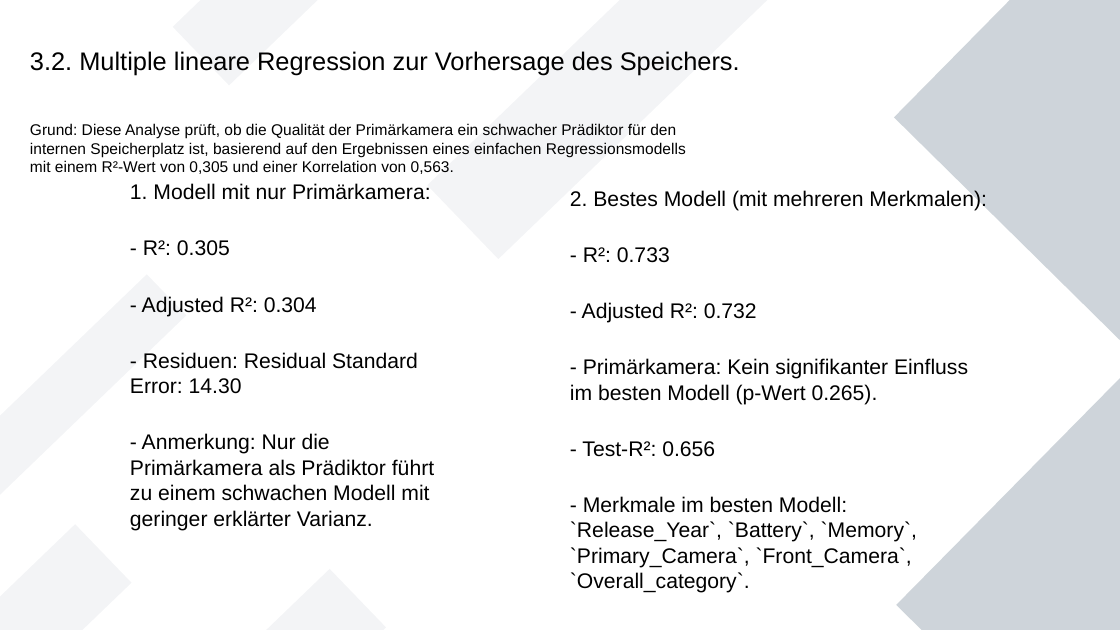
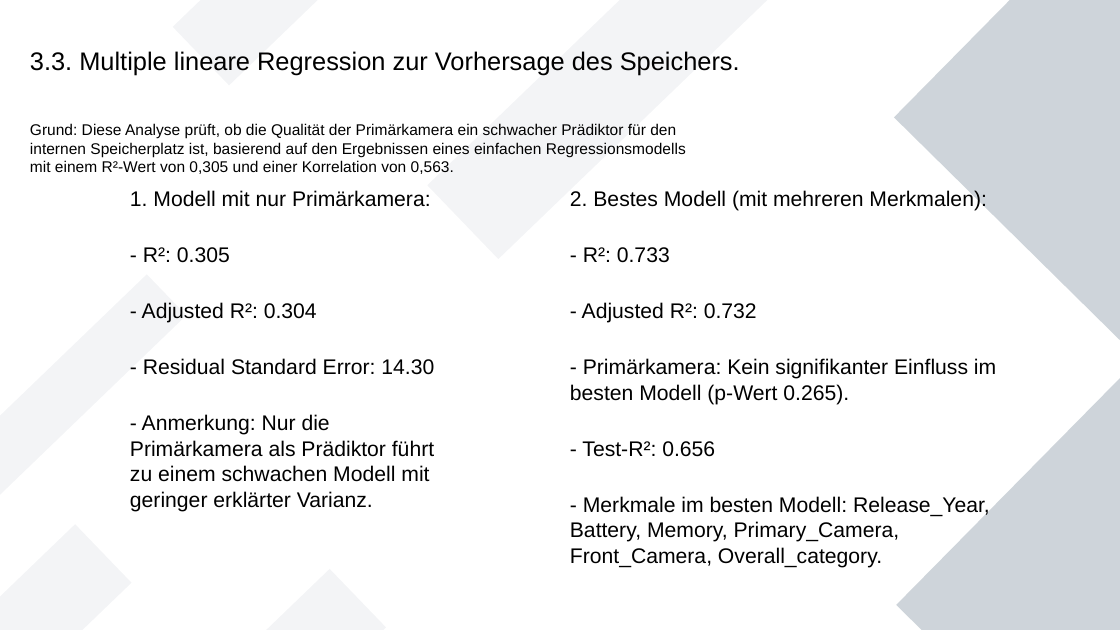
Before and after one commit to RealChoki/HTW-Notes, a slide deck: slide 14 of Semester 4/Ki werkstatt/phones_analysis.odp. Drawn at 1120x630 pixels with LibreOffice and Linux fonts; fonts in the diff are those of the drawing. Boxes give left, top, right and bottom in pixels: in the first picture for what was removed or moved away, otherwise in the second. Text is boxed around its words. In the diff, an @@ line names an element or a change of style, - is before the commit and + after.

```diff
--- a/Semester 4/Ki werkstatt/phones_analysis.odp
+++ b/Semester 4/Ki werkstatt/phones_analysis.odp
@@ text at (x1=30, y1=51, x2=740, y2=75): text changed @@
-3.2. Multiple lineare Regression zur Vorhersage des Speichers.
+3.3. Multiple lineare Regression zur Vorhersage des Speichers.
@@ text at (x1=143, y1=358, x2=434, y2=375): text changed @@
-- Residuen: Residual Standard Error: 14.30
+- Residual Standard Error: 14.30
@@ text at (x1=570, y1=496, x2=990, y2=568): text changed @@
-- Merkmale im besten Modell: `Release_Year`, `Battery`, `Memory`, `Primary_Camera`, `Front_Camera`, `Overall_category`.
+- Merkmale im besten Modell: Release_Year, Battery, Memory, Primary_Camera, Front_Camera, Overall_category.
```
Also in this commit, not shown: 2 other slides changed, 1 slide added, 1 other file.
